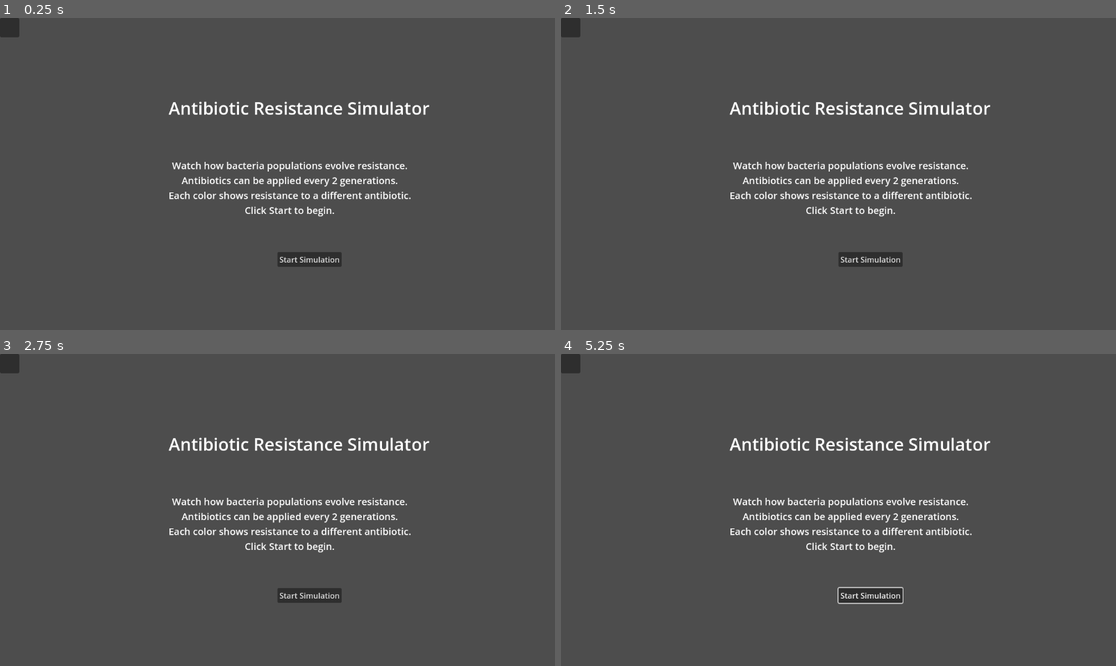
Above: before the commit, frames 1-4 (two rows, left to right).
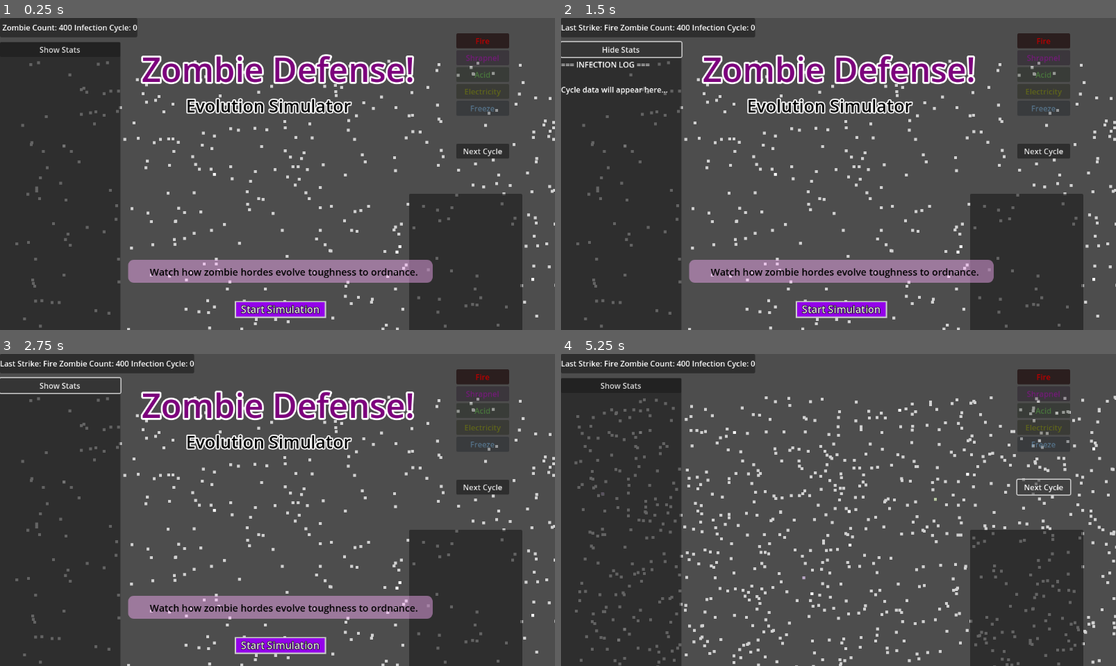
Above: after the commit, the same moments.

Repository: SFMiner/Antibiotic_sim
Game: Godot game, scene res://main.tscn
Two runs of this game, one before a commit and one after it. Both use one fixed random seed, a clock stepped at 60 frames per second and the inputs below.
Inputs (mouse positions are in pixels of both pictures, inside the frame that each line leads up to):
- Up to frame 1 (0.25 s): no input
- Up to frame 2 (1.5 s): click (1043, 39) at 0.5 s, where only the run after the commit has a clickable "Fire"; click (622, 49) at 1.25 s, where only the run after the commit has a clickable "Show Stats"
- Up to frame 3 (2.75 s): click (61, 385) at 2 s, where only the run after the commit has a clickable "Hide Stats"
- Up to frame 4 (5.25 s): click "Start Simulation" at 2.75 s; click (871, 594) at 3.5 s, where only the run before the commit has a clickable "Start Simulation"; click (1043, 488) at 4.25 s, where only the run after the commit has a clickable "Next Cycle"; click (1043, 488) at 5 s, where only the run after the commit has a clickable "Next Cycle"

The runs differ from the first frame. In frame 1, 43% of the frame differs, in the area x 0-100%, y 0-100%; in frame 2, 42%; in frame 3, 42%; in frame 4, 36%.
Error before the commit: Invalid access to property or key 'pressed' on a base object of type 'null instance'. (res://main.gd:76)
Error after the commit: Invalid access to property or key 'Fire' on a base object of type 'Dictionary'. (res://organism.gd:52)

Commit message:
Add victory condition and success screen with restart options
- Detects when population reaches 0 and displays success screen
- Success screen shows placeholder message with two restart options
- 'Restart (Regular Mode)': Plays again with staged ordnance unlock
- 'Sandbox Mode': Plays with all ordnance available immediately
- Victory check happens after strikes and after cycle advancement
- Sandbox mode is preserved across scene reloads via static variable
- Starting from title screen resets mode to regular play

🤖 Generated with Claude Code

Co-Authored-By: Claude <noreply@anthropic.com>

Diff:
--- a/main.gd
+++ b/main.gd
@@ -56,6 +56,10 @@
 @onready var stats_scroll: ScrollContainer = $UI/LeftPanel/VBoxContainer/StatsScroll
 @onready var stats_label: Label = $UI/LeftPanel/VBoxContainer/StatsScroll/StatsLabel
 
+@onready var success_screen: Node2D = $UI/SuccessScreen
+@onready var regular_restart_button: Button = $UI/SuccessScreen/PanelContainer/VBoxContainer/HBoxContainer/RegularButton
+@onready var sandbox_restart_button: Button = $UI/SuccessScreen/PanelContainer/VBoxContainer/HBoxContainer/SandboxButton
+
 # Zombie horde
 var population: Array = []
 # Current infection cycle number
@@ -64,6 +68,9 @@
 var last_dose_gen := -GENERATIONS_PER_DOSE
 # Statistics tracking: array of cycle data dictionaries
 var cycle_stats: Array = []
+# Game mode: true for sandbox (all ordnance available), false for regular (staged unlock)
+# Using static so it persists across scene reloads
+static var sandbox_mode := false
 
 var antibiotic_config = preload("res://antibiotics_config.gd")
 var genetic_system = preload("res://genetic_system.gd")
@@ -85,6 +92,10 @@
 	stats_toggle.pressed.connect(_toggle_stats_panel)
 	stats_scroll.visible = false  # Start collapsed
 
+	# Success screen buttons
+	regular_restart_button.pressed.connect(func(): _restart_game(false))
+	sandbox_restart_button.pressed.connect(func(): _restart_game(true))
+
 	_spawn_initial_population()
 	_update_ui()
 	_update_ordnance_buttons()
@@ -97,6 +108,9 @@
 	return index * ORDNANCE_UNLOCK_INTERVAL
 
 func _is_ordnance_unlocked(ordnance: String) -> bool:
+	# In sandbox mode, all ordnance is available immediately
+	if sandbox_mode:
+		return true
 	# Check if an ordnance is currently available
 	return generation >= _get_unlock_cycle_for_ordnance(ordnance)
 
@@ -188,6 +202,13 @@
 	_update_ui()
 	_update_ordnance_buttons()
 	_update_stats_display()
+	_check_victory()
+
+func _check_victory():
+	# Check if all zombies have been eliminated
+	if population.size() == 0:
+		print("=== VICTORY! HORDE ELIMINATED ===")
+		success_screen.visible = true
 
 func _apply_survivor_defense():
 	# Random zombie casualties per infection cycle (natural attrition from environment)
@@ -203,6 +224,8 @@
 			org.queue_free()
 
 func _start_game():
+	# Reset sandbox mode when starting fresh from title screen
+	sandbox_mode = false
 	title_page.visible = false
 	buttons.visible = true
 
@@ -218,6 +241,8 @@
 		return
 
 	# Ordnance strike targeting zombie horde
+	if generation - last_dose_gen < GENERATIONS_PER_DOSE:
+		return
 	match name:
 		"Fire": audio.stream = FIRE_SOUND
 		"Electricity": audio.stream = ELECTRICITY_SOUND
@@ -225,8 +250,6 @@
 		"Shrapnel": audio.stream = SHRAPNEL_SOUND
 		"Freeze": audio.stream = FREEZE_SOUND
 	audio.play()
-	if generation - last_dose_gen < GENERATIONS_PER_DOSE:
-		return
 	last_dose_gen = generation
 	dose_label.text = "Last Strike: %s" % name
 
@@ -253,6 +276,7 @@
 
 	_update_ui()
 	_update_stats_display()
+	_check_victory()
 
 func _update_ui():
 	gen_label.text = "Infection Cycle: %d" % generation
@@ -291,3 +315,8 @@
 func _rand_pos() -> Vector2:
 	# Keep within a safe margin of the 1280x720 window (adjust if you change resolution)
 	return Vector2(randi_range(30, 1250), randi_range(90, 680))
+
+func _restart_game(sandbox: bool):
+	# Set game mode and reload the scene
+	sandbox_mode = sandbox
+	get_tree().reload_current_scene()
--- a/main.tscn
+++ b/main.tscn
@@ -1,8 +1,26 @@
-[gd_scene load_steps=4 format=3 uid="uid://c2wk2utcstiyn"]
+[gd_scene load_steps=10 format=3 uid="uid://c2wk2utcstiyn"]
 
 [ext_resource type="Script" uid="uid://cc77jpsqewtw0" path="res://main.gd" id="1"]
 [ext_resource type="Script" uid="uid://bgtb2uaig3ep4" path="res://graph_display.gd" id="3"]
-[ext_resource type="Texture2D" uid="uid://c7sia5ln2ijsx" path="res://blank transparent.png" id="3_h2yge"]
+[ext_resource type="Texture2D" uid="uid://dyeoujhwxqroa" path="res://splash_screen.png" id="4_1bvp3"]
+[ext_resource type="FontFile" uid="uid://c3h0gksdg5k2l" path="res://title_font.ttf" id="4_lquwl"]
+[ext_resource type="AudioStream" uid="uid://cx7vrk2elejqe" path="res://zombie-moan-86012.mp3" id="5_272bh"]
+[ext_resource type="AudioStream" uid="uid://dfvk8mu4i5pyp" path="res://zombie-moan-44932.mp3" id="6_5vw27"]
+[ext_resource type="AudioStream" uid="uid://ckt0ccqdef8cj" path="res://zombie-moans-29924.mp3" id="7_kek77"]
+
+[sub_resource type="StyleBoxFlat" id="StyleBoxFlat_7mycd"]
+bg_color = Color(1, 0.69803923, 1, 0.44313726)
+corner_radius_top_left = 12
+corner_radius_top_right = 12
+corner_radius_bottom_right = 12
+corner_radius_bottom_left = 12
+
+[sub_resource type="StyleBoxFlat" id="StyleBoxFlat_272bh"]
+bg_color = Color(0.58132786, 0.003506614, 0.9157049, 1)
+border_width_left = 3
+border_width_top = 2
+border_width_right = 3
+border_width_bottom = 3
 
 [node name="Main" type="Control"]
 layout_mode = 3
@@ -16,36 +34,36 @@
 [node name="UI" type="CanvasLayer" parent="."]
 
 [node name="Buttons" type="VBoxContainer" parent="UI"]
-visible = false
 offset_left = 947.0
 offset_top = 32.0
 offset_right = 1057.0
-offset_bottom = 215.0
-
-[node name="AugmentinButton" type="Button" parent="UI/Buttons"]
-modulate = Color(0.55, 0.35, 0.7, 1)
-layout_mode = 2
-text = "Augmentin"
-
-[node name="Ceph1Button" type="Button" parent="UI/Buttons"]
-modulate = Color(0.9, 0.25, 0.35, 1)
-layout_mode = 2
-text = "Cephalexin-1"
-
-[node name="Ceph2Button" type="Button" parent="UI/Buttons"]
-modulate = Color(0.85, 0.45, 0.2, 1)
-layout_mode = 2
-text = "Cephalexin-2"
-
-[node name="TetraButton" type="Button" parent="UI/Buttons"]
-modulate = Color(0.55, 0.75, 0.3, 1)
-layout_mode = 2
-text = "Tetracycline"
-
-[node name="CiproButton" type="Button" parent="UI/Buttons"]
-modulate = Color(0.3, 0.55, 0.9, 1)
-layout_mode = 2
-text = "Ciprofloxacin"
+offset_bottom = 360.0
+mouse_filter = 2
+
+[node name="FireButton" type="Button" parent="UI/Buttons"]
+modulate = Color(0.8156863, 0, 0, 1)
+layout_mode = 2
+text = "Fire"
+
+[node name="ShrapnelButton" type="Button" parent="UI/Buttons"]
+modulate = Color(0.762211, 0.00068615197, 0.805572, 1)
+layout_mode = 2
+text = "Shrapnel"
+
+[node name="AcidButton" type="Button" parent="UI/Buttons"]
+modulate = Color(0.4, 0.8, 0.3, 1)
+layout_mode = 2
+text = "Acid"
+
+[node name="ElectricityButton" type="Button" parent="UI/Buttons"]
+modulate = Color(0.59, 0.648, 0, 1)
+layout_mode = 2
+text = "Electricity"
+
+[node name="FreezeButton" type="Button" parent="UI/Buttons"]
+modulate = Color(0.5, 0.75, 0.95, 1)
+layout_mode = 2
+text = "Freeze"
 
 [node name="Spacer" type="Container" parent="UI/Buttons"]
 custom_minimum_size = Vector2(0, 50)
@@ -53,8 +71,7 @@
 
 [node name="NextGenButton" type="Button" parent="UI/Buttons"]
 layout_mode = 2
-text = "Next Generation
-"
+text = "Next Cycle"
 
 [node name="TopPanel" type="PanelContainer" parent="UI"]
 offset_right = 40.0
@@ -72,45 +89,111 @@
 [node name="GenerationLabel" type="Label" parent="UI/TopPanel/HBoxContainer"]
 layout_mode = 2
 
-[node name="GraphDisplay" type="Control" parent="UI"]
-layout_mode = 3
+[node name="Panel" type="Panel" parent="UI"]
+offset_left = 849.0
+offset_top = 365.0
+offset_right = 1084.0
+offset_bottom = 650.0
+
+[node name="GraphDisplay" type="Control" parent="UI/Panel"]
 anchors_preset = 0
-offset_right = 40.0
-offset_bottom = 40.0
+offset_top = 1.0
+offset_right = 233.0
+offset_bottom = 289.0
 script = ExtResource("3")
 
+[node name="LeftPanel" type="PanelContainer" parent="UI"]
+offset_top = 50.0
+offset_right = 250.0
+offset_bottom = 650.0
+
+[node name="VBoxContainer" type="VBoxContainer" parent="UI/LeftPanel"]
+layout_mode = 2
+
+[node name="ToggleButton" type="Button" parent="UI/LeftPanel/VBoxContainer"]
+layout_mode = 2
+text = "Show Stats"
+
+[node name="StatsScroll" type="ScrollContainer" parent="UI/LeftPanel/VBoxContainer"]
+custom_minimum_size = Vector2(200, 550)
+layout_mode = 2
+size_flags_vertical = 3
+
+[node name="StatsLabel" type="Label" parent="UI/LeftPanel/VBoxContainer/StatsScroll"]
+layout_mode = 2
+size_flags_horizontal = 3
+text = "=== INFECTION LOG ===
+
+Cycle data will appear here..."
+autowrap_mode = 1
+
 [node name="TitlePage" type="Node2D" parent="UI"]
 
+[node name="SplashScreen" type="Sprite2D" parent="UI/TitlePage"]
+position = Vector2(573.00006, 272)
+scale = Vector2(1.1123047, 1.0137788)
+texture = ExtResource("4_1bvp3")
+
 [node name="Title" type="Label" parent="UI/TitlePage"]
 anchors_preset = -1
 anchor_left = 0.5
 anchor_top = 0.25
 anchor_right = 0.5
 anchor_bottom = 0.25
-offset_left = 350.0
-offset_top = 162.0
-offset_right = 891.0
-offset_bottom = 212.0
+offset_left = 256.0
+offset_top = 58.0
+offset_right = 899.0
+offset_bottom = 130.0
+theme_override_colors/font_color = Color(0.4856009, 0.00016638801, 0.48559743, 1)
+theme_override_colors/font_outline_color = Color(1, 1, 1, 1)
+theme_override_constants/outline_size = 15
+theme_override_fonts/font = ExtResource("4_lquwl")
+theme_override_font_sizes/font_size = 70
+text = "Zombie Defense!"
+horizontal_alignment = 1
+vertical_alignment = 1
+
+[node name="Subtitle" type="Label" parent="UI/TitlePage"]
+anchors_preset = -1
+anchor_left = 0.5
+anchor_top = 0.25
+anchor_right = 0.5
+anchor_bottom = 0.25
+offset_left = 215.0
+offset_top = 104.0
+offset_right = 899.0
+offset_bottom = 181.0
+theme_override_colors/font_color = Color(0, 0, 0, 1)
+theme_override_colors/font_outline_color = Color(1, 1, 1, 1)
+theme_override_constants/outline_size = 10
+theme_override_fonts/font = ExtResource("4_lquwl")
 theme_override_font_sizes/font_size = 36
-text = "Antibiotic Resistance Simulator"
-horizontal_alignment = 1
-vertical_alignment = 1
-
-[node name="Info" type="Label" parent="UI/TitlePage"]
+text = "
+Evolution Simulator"
+horizontal_alignment = 1
+vertical_alignment = 1
+
+[node name="Panel" type="Panel" parent="UI/TitlePage"]
+offset_left = 266.0
+offset_top = 502.0
+offset_right = 898.0
+offset_bottom = 550.0
+theme_override_styles/panel = SubResource("StyleBoxFlat_7mycd")
+
+[node name="Info" type="Label" parent="UI/TitlePage/Panel"]
+layout_mode = 1
 anchors_preset = -1
 anchor_left = 0.5
 anchor_top = 0.45
 anchor_right = 0.5
 anchor_bottom = 0.45
-offset_left = 350.0
-offset_top = 291.6
-offset_right = 854.0
-offset_bottom = 412.6
+offset_left = -271.0
+offset_top = -16.600021
+offset_right = 286.0
+offset_bottom = 24.399979
+theme_override_colors/font_color = Color(0, 0, 0, 1)
 theme_override_font_sizes/font_size = 20
-text = "Watch how bacteria populations evolve resistance.
-Antibiotics can be applied every 2 generations.
-Each color shows resistance to a different antibiotic.
-Click Start to begin."
+text = "Watch how zombie hordes evolve toughness to ordnance."
 horizontal_alignment = 1
 vertical_alignment = 1
 
@@ -120,15 +203,86 @@
 anchor_top = 0.75
 anchor_right = 0.5
 anchor_bottom = 0.75
-offset_left = 576.0
-offset_top = 486.0
-offset_right = 709.0
-offset_bottom = 517.0
+offset_left = 487.0
+offset_top = 588.0
+offset_right = 677.0
+offset_bottom = 619.0
+theme_override_constants/outline_size = 4
+theme_override_fonts/font = ExtResource("4_lquwl")
+theme_override_font_sizes/font_size = 21
+theme_override_styles/normal = SubResource("StyleBoxFlat_272bh")
 text = "Start Simulation"
 
-[node name="BlankTransparent" type="Sprite2D" parent="UI/TitlePage"]
-position = Vector2(567.5, 319)
-scale = Vector2(58.15, 33.100002)
-texture = ExtResource("3_h2yge")
-
 [node name="BacteriaLayer" type="Node2D" parent="."]
+
+[node name="AudioStreamPlayer" type="AudioStreamPlayer" parent="."]
+
+[node name="ZombieStreamPlayer" type="AudioStreamPlayer" parent="."]
+stream = ExtResource("5_272bh")
+volume_db = -10.0
+parameters/looping = true
+
+[node name="ZombieStreamPlayer2" type="AudioStreamPlayer" parent="."]
+stream = ExtResource("6_5vw27")
+volume_db = -12.508
+autoplay = true
+parameters/looping = true
+
+[node name="ZombieStreamPlayer3" type="AudioStreamPlayer" parent="."]
+stream = ExtResource("7_kek77")
+volume_db = -15.301
+autoplay = true
+parameters/looping = true
+
+[node name="SuccessScreen" type="Node2D" parent="UI"]
+visible = false
+
+[node name="ColorRect" type="ColorRect" parent="UI/SuccessScreen"]
+offset_right = 1280.0
+offset_bottom = 720.0
+color = Color(0, 0, 0, 0.7)
+
+[node name="PanelContainer" type="PanelContainer" parent="UI/SuccessScreen"]
+anchors_preset = 8
+anchor_left = 0.5
+anchor_top = 0.5
+anchor_right = 0.5
+anchor_bottom = 0.5
+offset_left = -400.0
+offset_top = -200.0
+offset_right = 400.0
+offset_bottom = 200.0
+
+[node name="VBoxContainer" type="VBoxContainer" parent="UI/SuccessScreen/PanelContainer"]
+layout_mode = 2
+alignment = 1
+
+[node name="Title" type="Label" parent="UI/SuccessScreen/PanelContainer/VBoxContainer"]
+layout_mode = 2
+text = "HORDE ELIMINATED!"
+horizontal_alignment = 1
+theme_override_font_sizes/font_size = 40
+
+[node name="Message" type="Label" parent="UI/SuccessScreen/PanelContainer/VBoxContainer"]
+layout_mode = 2
+text = "You've successfully eradicated the zombie population.
+
+Choose your next challenge:"
+horizontal_alignment = 1
+vertical_alignment = 1
+
+[node name="Spacer" type="Control" parent="UI/SuccessScreen/PanelContainer/VBoxContainer"]
+custom_minimum_size = Vector2(0, 20)
+layout_mode = 2
+
+[node name="HBoxContainer" type="HBoxContainer" parent="UI/SuccessScreen/PanelContainer/VBoxContainer"]
+layout_mode = 2
+alignment = 1
+
+[node name="RegularButton" type="Button" parent="UI/SuccessScreen/PanelContainer/VBoxContainer/HBoxContainer"]
+layout_mode = 2
+text = "Restart (Regular Mode)"
+
+[node name="SandboxButton" type="Button" parent="UI/SuccessScreen/PanelContainer/VBoxContainer/HBoxContainer"]
+layout_mode = 2
+text = "Sandbox Mode"
